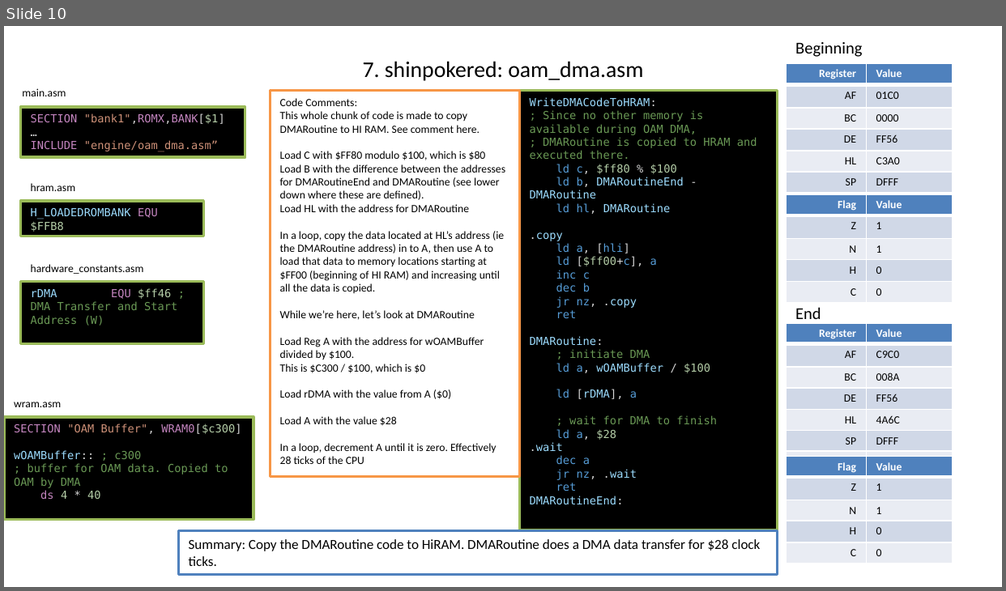
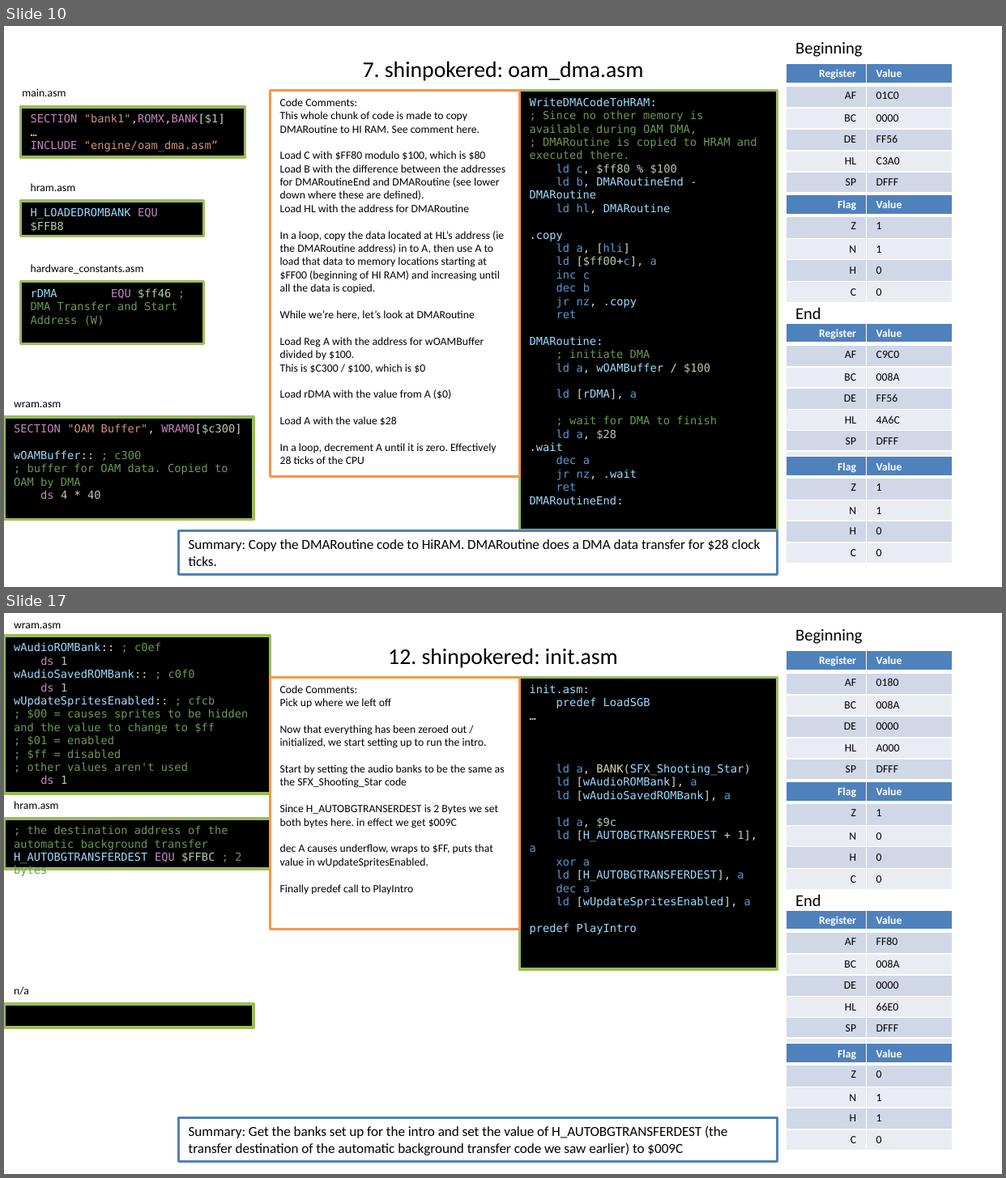
Before and after one commit to timweilert/DK94_Color, a slide deck: SGB_TO_GBC.pptx. Shown one above the other, each under a label of ours: slide 10 before the commit, slides 10 and 17 after it; the slides between them are not shown. The pictures are 1006x591 and 1006x1178 pixels, drawn with LibreOffice and Linux fonts; fonts in the diff are those of the drawing. Boxes give left, top, right and bottom in pixels: in the first picture for what was removed or moved away, otherwise in the second. Text is boxed around its words. In the diff, an @@ line names an element or a change of style, - is before the commit and + after.

```diff
--- a/SGB_TO_GBC.pptx
+++ b/SGB_TO_GBC.pptx
@@ slide 17 added at (4,613,1002,1174), background #FFFFFF @@
@@ rectangle added at (4,636,270,794), fill #000000, outline #9BBB59 2 pt, 8 pt, text #6A9955 @@
+wAudioROMBank:: ; c0ef
+ds 1
+wAudioSavedROMBank:: ; c0f0
+ds 1
+wUpdateSpritesEnabled:: ; cfcb
+; $00 = causes sprites to be hidden and the value to change to $ff
+; $01 = enabled
+; $ff = disabled
+; other values aren't used
+ds 1
@@ text added at (14,623,61,628), 8 pt, text #000000 @@
+wram.asm
@@ text added at (795,629,862,644), 12 pt, text #000000 @@
+Beginning
@@ title added at (388,648,618,668), 16.2 pt, text #000000 @@
+12. shinpokered: init.asm
@@ table added at (786,651,952,779), 6 rows, 2 columns @@
+Register | Value
+AF | 0180
+BC | 008A
+DE | 0000
+HL | A000
+SP | DFFF
@@ rectangle added at (270,678,520,930), fill #FFFFFF, outline #F79646 2 pt, 8 pt, text #000000 @@
+Code Comments:
+Pick up where we left off
+Now that everything has been zeroed out / initialized, we start setting up to run the intro.
+Start by setting the audio banks to be the same as the SFX_Shooting_Star code
+Since H_AUTOBGTRANSERDEST is 2 Bytes we set both bytes here. in effect we get $009C
+dec A causes underflow, wraps to $FF, puts that value in wUpdateSpritesEnabled.
+Finally predef call to PlayIntro
@@ rectangle added at (520,678,778,970), fill #000000, outline #9BBB59 2 pt, 8 pt, text #9CDCFE @@
+init.asm:
+predef LoadSGB
+…
+ld a, BANK(SFX_Shooting_Star)
+ld [wAudioROMBank], a
+ld [wAudioSavedROMBank], a
+ld a, $9c
+ld [H_AUTOBGTRANSFERDEST + 1], a
+xor a
+ld [H_AUTOBGTRANSFERDEST], a
+dec a
+ld [wUpdateSpritesEnabled], a
+predef PlayIntro
@@ table added at (786,781,952,888), 5 rows, 2 columns @@
+Flag | Value
+Z | 1
+N | 0
+H | 0
+C | 0
@@ text added at (14,801,59,809), 8 pt, text #000000 @@
+hram.asm
@@ rectangle added at (4,819,270,868), fill #000000, outline #9BBB59 2 pt, 8 pt, text #6A9955 @@
+; the destination address of the automatic background transfer
+H_AUTOBGTRANSFERDEST EQU $FFBC ; 2 bytes
@@ text added at (795,894,821,906), 12 pt, text #000000 @@
+End
@@ table added at (786,910,952,1059), 7 rows, 2 columns @@
+Register | Value
+AF | FF80
+BC | 008A
+DE | 0000
+HL | 66E0
+SP | DFFF
+ | 
@@ text added at (14,986,29,995), 8 pt, text #000000 @@
+n/a
@@ rectangle added at (4,1004,253,1029), fill #000000, outline #9BBB59 2 pt @@
@@ table added at (786,1043,952,1150), 5 rows, 2 columns @@
+Flag | Value
+Z | 0
+N | 1
+H | 1
+C | 0
@@ rectangle added at (179,1118,778,1162), fill #FFFFFF, outline #4F81BD 2 pt, 10 pt, text #000000 @@
+Summary: Get the banks set up for the intro and set the value of H_AUTOBGTRANSFERDEST (the transfer destination of the automatic background transfer code we saw earlier) to $009C
```
Also in this commit, not shown: 8 slides changed, 11 other slides added.
